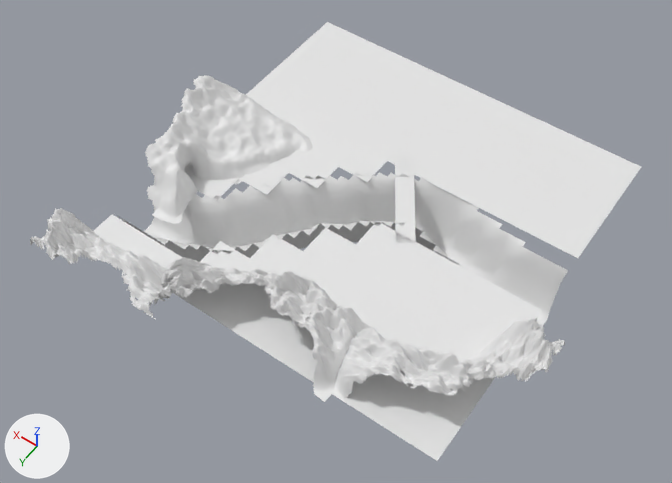
The FBX model Hero Defense/Assets/Models/Environment/Map.fbx as it was, and as the next commit left it.
The view is the same before and after, from a 50 mm camera at (-58.8, 93.6, 129.1) aimed at (1.0, 9.8, -2.5). Every picture has the same lights, and +X, +Y and +Z are marked at lower left. Materials are left out; every surface is plain grey. Where no turn or scale is listed for an object, it has been applied to the vertices.

The first picture shows 'Canyon', 'Ground', 'Mountain_Cave_baked', 'Mountain_Wall', 'Mountain_Wall2', 'Mountain_Wall3'.
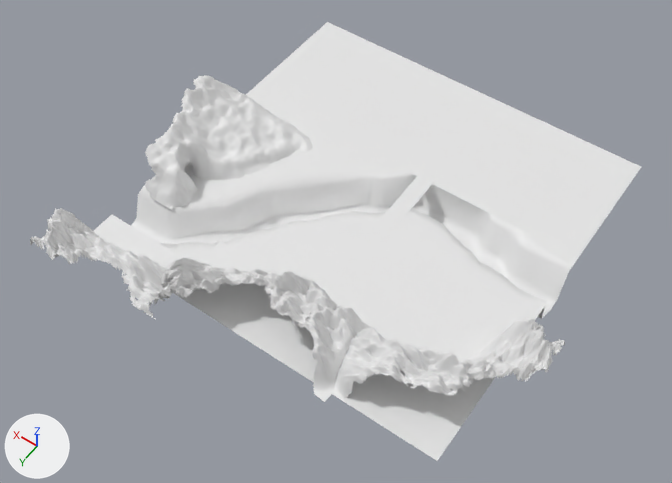
Location of each change, [x1, y1, x2, y2] in pixels of the pictures (672 x 483 px; the box of a moved part takes in the faces that stretch with it):
```json
{"object": "Ground.001", "change": "added", "after": [131, 146, 578, 319]}
{"object": "Canyon", "change": "no longer drawn", "before": [115, 172, 568, 326]}
{"object": "Mountain_Cave_baked", "change": "reshaped", "before": [145, 75, 313, 224], "after": [145, 75, 313, 210], "on screen": "9% shorter"}
{"part": 2, "of": "me_plane", "change": "moved or reshaped", "before": [239, 146, 416, 243], "after": [375, 169, 439, 234]}
{"part": 3, "of": "me_landscape_001", "change": "moved or reshaped", "before": [147, 155, 198, 224], "after": [145, 155, 197, 210]}
```

Edits to the scene script, one JSON object a line:
```json
{"block": "me_landscape_001", "where": "# used by ob_mountain_cave_baked; location = (31.5, 7.9, -0.2)"}
{"op": "remove", "block": "me_landscape_001", "code": "me_landscape_001.from_pydata(...)  # 6890 vertices, 6621 faces; spans x -17.1..13.1, y -16.5..17.7, z 0.0..11.1"}
{"op": "add", "block": "me_landscape_001", "code": "me_landscape_001.from_pydata(...)  # 6754 vertices, 6494 faces; spans x -17.1..13.1, y -16.5..14.8, z 0.0..11.1"}
{"block": "me_landscape_001", "change": "me_landscape_001 part 3: 375 vertices moved from x -4.5..3.8, y 8.4..14.6, z 0.0..7.0 to x -4.6..3.8, y 8.3..13.5, z 0.0..7.0; 473 vertices removed from x -6.3..2.0, y 8.7..17.7, z 0.0..4.4; 337 vertices added at x -5.1..3.5, y 8.6..14.8, z 0.0..4.4"}
{"block": "me_plane", "where": "me_plane.from_pydata(...)  # 140 vertices, 96 faces; spans x -36.3..36.3, y -36.3..36.3, z -2.6..0.0"}
{"block": "me_plane", "where": "# used by ob_ground; location = (0.0, 0.0, 0.0)"}
{"block": "me_plane", "where": "# verts and faces of me_plane; kept vertices keep their numbers, new ones are numbered from 140"}
{"block": "me_plane", "where": "# before: 90 (3.3, -9.9, 0.0) at pixel (387, 160), 91 (3.3, -3.3, 0.0) at pixel (367, 182), 99 (9.9, -9.9, 0.0) at pixel (358, 145), 100 (9.9, -3.3, 0.0) at pixel (338, 166), 101 (9.9, 3.3, 0.0) at pixel (317, 188)"}
{"block": "me_plane", "where": "# before: 109 (16.5, -3.3, 0.0) at pixel (309, 151), 110 (16.5, 3.3, 0.0) at pixel (288, 172), 111 (16.5, 9.9, 0.0) at pixel (266, 194), 119 (23.1, 3.3, 0.0), 120 (23.1, 9.9, 0.0) at pixel (238, 179)"}
{"block": "me_plane", "where": "# before: 136 (-0.4, -13.4, 0.0) at pixel (413, 158), 137 (2.5, -11.4, 0.0) at pixel (395, 157), 138 (-11.6, 3.5, 0.0) at pixel (415, 242), 139 (-8.7, 5.5, 0.0) at pixel (395, 242)"}
{"block": "me_plane", "change": "me_plane part 2"}
{"op": "add", "block": "me_plane", "code": "delete_vertices([91, 101, 111, *range(136, 140)])  # with the faces that use them"}
{"op": "add", "block": "me_plane", "code": "verts[140] = (-6.7, -12.3, 0.0)  # pixel (439, 175)"}
{"op": "add", "block": "me_plane", "code": "verts[141] = (-7.0, 4.4, 0.0)  # pixel (390, 233)"}
{"op": "add", "block": "me_plane", "code": "verts[142] = (-6.8, -6.7, 0.1)  # pixel (423, 194)"}
{"op": "add", "block": "me_plane", "code": "for new, old in zip([143, 144, 145], [140, 141, 142]): verts[new] = verts[old] + (3.3, 0.0, 0.0)"}
{"op": "add", "block": "me_plane", "code": "verts[146] = (-6.9, -1.2, 0.1)  # pixel (407, 213)"}
{"op": "add", "block": "me_plane", "code": "verts[147] = (-3.6, -1.1, 0.1)  # pixel (391, 205)"}
{"op": "add", "block": "me_plane", "code": "faces += [(141, 146, 147, 144), (140, 143, 145, 142), (142, 145, 147, 146)]"}
{"block": "me_plane_001", "where": "# used by ob_canyon; location = (0.0, 0.0, 0.0)"}
{"op": "remove", "block": "me_plane_001", "code": "me_plane_001.from_pydata(...)  # 561 vertices, 481 faces; spans x -36.1..36.3, y -10.2..29.4, z -10.9..0.0"}
{"op": "add", "block": "me_plane_001", "code": "me_plane_001.from_pydata(...)  # 0 vertices, 0 faces; spans empty"}
{"block": "me_plane_001", "change": "me_plane_001 part 1: the whole mesh is rebuilt"}
{"op": "add", "block": "me_plane_002", "code": ["me_plane_002 = bpy.data.meshes.new('Plane.002')", "me_plane_002.from_pydata(...)  # 533 vertices, 544 faces; spans x -36.3..36.4, y -9.9..29.7, z -7.0..0.1"]}
{"op": "add", "block": "ob_ground_001", "code": ["ob_ground_001 = bpy.data.objects.new('Ground.001', me_plane_002)", "ob_ground_001.location = (0.0, 0.0, 0.0)"]}
```
